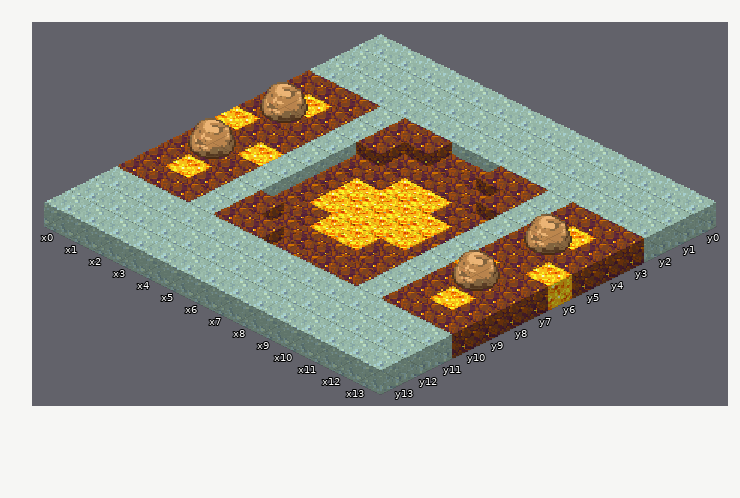
Tiled map (JSON): packages/app/public/assets/maps/volcano.tmj. The picture above was drawn from the file before the commit.
Cells are 32x16 px. Isometric: x runs down to the right, y down to the left. Shown: x 0..13, y 0..13.
The same view after the edit:
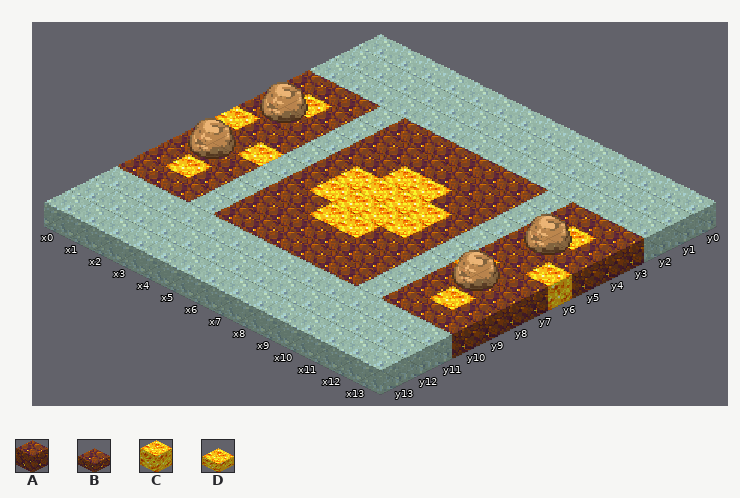
Key: from "terrain": A 60, B 61, C 72, D 73.
_ is an empty cell.
Tiles replaced or removed in this view: B, D.
From old to new:
Changed rows in their new state; . is an unchanged cell.
Layer "terrain":
first column x 4:
 3 ..AA..
 4 .AAAA.
 5 AACCAA
 6 ACCCCA
 7 ACCCCA
 8 AACCAA
 9 .AAAA.
10 ..AA..
Where, in picture pixels (left, top, right, bottom), the same in both pictures:
changed: (262, 142, 500, 262)
